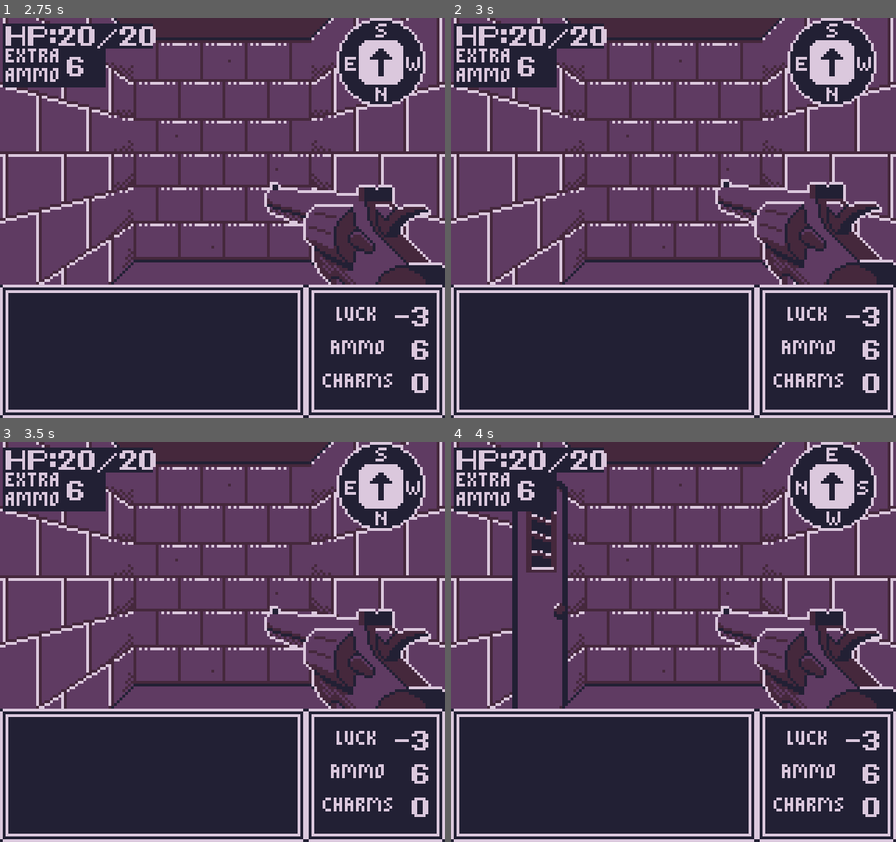
Above: before the commit, frames 1-4 (two rows, left to right).
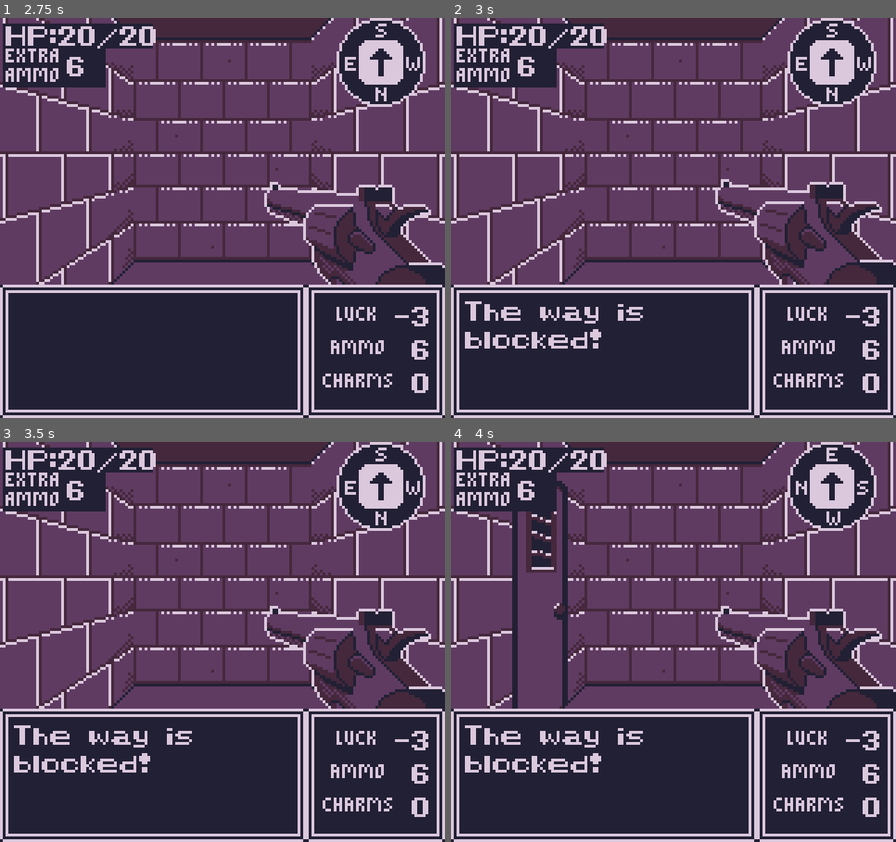
Above: after the commit, the same moments.

Repository: GartTheSkeleton/GameboyDungeon
Game: Godot game, scene res://src/Game/gameworld.tscn
Two runs of this game, one before a commit and one after it. Both use one fixed random seed, a clock stepped at 60 frames per second and the inputs below.
Inputs:
- Up to frame 1 (2.75 s): tap Enter at 0.5, 2 s; hold Right (Right) 0.53-1.28 s; tap Z (A) at 0.6, 1.55, 2.1 s; tap X (B) at 0.8, 1.35, 2.3 s; tap Space at 1.25 s; hold Down (Down) 1.28-2.03 s; hold Right (Right) from 2.03 s (still down)
- Up to frame 2 (3 s): tap Space at 2.75 s; release Right (Right) at 2.78 s; hold Up (Up) from 2.78 s (still down); tap X (B) at 2.85 s
- Up to frame 3 (3.5 s): keep holding Up (Up); tap Z (A) at 3.05 s
- Up to frame 4 (4 s): release Up (Up) at 3.53 s; hold Left (Left) from 3.53 s (still down); tap Z (A) at 3.6 s; tap X (B) at 3.8 s

Frame 1 is identical in both runs. In frame 2, 1.2% of the frame differs, in the area x 3-44%, y 70-83%; in frame 3, 1.2%; in frame 4, 1.2%.

Commit message:
exit panels and battle tweaks

Diff:
--- /dev/null
+++ b/src/Assets/Definitions/Panels/center_exit_panel_definition.tres
@@ -0,0 +1,14 @@
+[gd_resource type="Resource" script_class="PanelDefinition" load_steps=4 format=3 uid="uid://dh5wm3i82wsux"]
+
+[ext_resource type="Script" uid="uid://caf1n6uwwk1bq" path="res://src/Map/panel_definition.gd" id="1_x7gws"]
+[ext_resource type="Texture2D" uid="uid://cefy8ys52le4f" path="res://src/Assets/TilePanels/exit_center.png" id="2_jtrio"]
+
+[sub_resource type="AtlasTexture" id="AtlasTexture_2cxrm"]
+atlas = ExtResource("2_jtrio")
+
+[resource]
+script = ExtResource("1_x7gws")
+name = "Center Exit"
+texture = SubResource("AtlasTexture_2cxrm")
+locked = false
+metadata/_custom_type_script = "uid://caf1n6uwwk1bq"
--- /dev/null
+++ b/src/Assets/Definitions/Panels/left_exit_panel_definition.tres
@@ -0,0 +1,14 @@
+[gd_resource type="Resource" script_class="PanelDefinition" load_steps=4 format=3 uid="uid://cndrhhaq4e7di"]
+
+[ext_resource type="Script" uid="uid://caf1n6uwwk1bq" path="res://src/Map/panel_definition.gd" id="1_plj44"]
+[ext_resource type="Texture2D" uid="uid://c6abtk4s16fgf" path="res://src/Assets/TilePanels/exit_left.png" id="2_ghikq"]
+
+[sub_resource type="AtlasTexture" id="AtlasTexture_0mfro"]
+atlas = ExtResource("2_ghikq")
+
+[resource]
+script = ExtResource("1_plj44")
+name = "Left Exit"
+texture = SubResource("AtlasTexture_0mfro")
+locked = false
+metadata/_custom_type_script = "uid://caf1n6uwwk1bq"
--- /dev/null
+++ b/src/Assets/Definitions/Panels/right_exit_panel_definition.tres
@@ -0,0 +1,14 @@
+[gd_resource type="Resource" script_class="PanelDefinition" load_steps=4 format=3 uid="uid://d0g7o18eool4c"]
+
+[ext_resource type="Script" uid="uid://caf1n6uwwk1bq" path="res://src/Map/panel_definition.gd" id="1_trmtr"]
+[ext_resource type="Texture2D" uid="uid://kviwmwkvu0v3" path="res://src/Assets/TilePanels/exit_right.png" id="2_7wirw"]
+
+[sub_resource type="AtlasTexture" id="AtlasTexture_7vs46"]
+atlas = ExtResource("2_7wirw")
+
+[resource]
+script = ExtResource("1_trmtr")
+name = "Right Exit"
+texture = SubResource("AtlasTexture_7vs46")
+locked = false
+metadata/_custom_type_script = "uid://caf1n6uwwk1bq"
--- a/src/Entities/Actors/Actions/movement_action.gd
+++ b/src/Entities/Actors/Actions/movement_action.gd
@@ -16,32 +16,46 @@
 	var blocking_entity = map_data.get_blocking_entity_at_location(current_grid_position)
 	var item_in_room = map_data.get_item_at_location(current_grid_position)
 	var blocking_panel_types = [current_room.panelTypes.WALL, current_room.panelTypes.LOCKEDDOOR]
+	var found_exit = false
 	match game.playerFacingString:
 		"NORTH":
 			if blocking_panel_types.has(current_room.northPanelType):
 				is_facing_wall = true
 			if current_room.northPanelType == current_room.panelTypes.DOOR:
 				entity.get_tree().get_first_node_in_group("AudioBus").door.play()
+			if current_room.northPanelType == current_room.panelTypes.EXIT:
+				found_exit = true
+				MessageLog.send_message("You escaped! Victory!")
 		"EAST":
 			if blocking_panel_types.has(current_room.eastPanelType):
 				is_facing_wall = true
 			if current_room.eastPanelType == current_room.panelTypes.DOOR:
 				entity.get_tree().get_first_node_in_group("AudioBus").door.play()
+			if current_room.eastPanelType == current_room.panelTypes.EXIT:
+				found_exit = true
+				MessageLog.send_message("You escaped! Victory!")
 		"SOUTH":
 			if blocking_panel_types.has(current_room.southPanelType):
 				is_facing_wall = true
 			if current_room.southPanelType == current_room.panelTypes.DOOR:
 				entity.get_tree().get_first_node_in_group("AudioBus").door.play()
+			if current_room.southPanelType == current_room.panelTypes.EXIT:
+				found_exit = true
+				MessageLog.send_message("You escaped! Victory!")
 		"WEST":
 			if blocking_panel_types.has(current_room.westPanelType):
 				is_facing_wall = true
 			if current_room.westPanelType == current_room.panelTypes.DOOR:
 				entity.get_tree().get_first_node_in_group("AudioBus").door.play()
-	if not destination_tile || is_facing_wall || blocking_entity:
-		var message: String
-		return
-	MessageLog.remove_message()
-	if item_in_room && item_in_room.item_component.conversation_complete && !item_in_room.item_component.is_activated:
-		item_in_room.item_component.conversation_complete = false
-		item_in_room.item_component.conversation_started = false
-	entity.grid_position = destination
+			if current_room.westPanelType == current_room.panelTypes.EXIT:
+				found_exit = true
+				MessageLog.send_message("You escaped! Victory!")
+	if not found_exit:
+		if not destination_tile || is_facing_wall || blocking_entity:
+			MessageLog.send_message("The way is blocked!")
+			return
+		MessageLog.remove_message()
+		if item_in_room && item_in_room.item_component.conversation_complete && !item_in_room.item_component.is_activated:
+			item_in_room.item_component.conversation_complete = false
+			item_in_room.item_component.conversation_started = false
+		entity.grid_position = destination
--- a/src/Entities/Actors/Actions/scream_action.gd
+++ b/src/Entities/Actors/Actions/scream_action.gd
@@ -13,7 +13,7 @@
 		MessageLog.send_message("You let out a primal scream!")
 		entity.get_tree().get_first_node_in_group("AudioBus").player_scream.play()
 		var result = rng.randi_range(0, 6) + entity.fighter_component.luck
-		if entity.fighter_component.hp < 5:
+		if entity.fighter_component.hp < 10:
 			result += 1
 		if entity.fighter_component.next_hit_crits:
 			result = 2000
--- a/src/Entities/Actors/Components/item_component.gd
+++ b/src/Entities/Actors/Components/item_component.gd
@@ -35,7 +35,10 @@
 		if result >= 6:
 			player.fighter_component.stored_ammo += 6
 			MessageLog.send_message("You gain 6 bullets!")
-		elif result <= 3:
+		elif result == 2:
+			player.fighter_component.stored_ammo += 3
+			MessageLog.send_message("You gain 3 bullets!")
+		elif result < 2:
 			player.fighter_component.stored_ammo += 2
 			MessageLog.send_message("You gain 2 bullets!")
 		else:
--- a/src/Game/gameworld.tscn
+++ b/src/Game/gameworld.tscn
@@ -1411,7 +1411,7 @@
 
 [node name="9-21" parent="VBoxContainer/SubViewportContainer/SubViewport/Gameworld/Map" instance=ExtResource("2_5ixr1")]
 gridPosition = Vector2i(9, -21)
-northPanelType = 3
+northPanelType = 4
 eastPanelType = 2
 southPanelType = 1
 westPanelType = 2
--- a/src/Map/Tile/tile.gd
+++ b/src/Map/Tile/tile.gd
@@ -1,7 +1,7 @@
 class_name Tile
 extends Node2D
 
-enum panelTypes { DOOR, HALL, WALL, LOCKEDDOOR }
+enum panelTypes { DOOR, HALL, WALL, LOCKEDDOOR, EXIT }
 enum enemyTypes { SLUG, SKELETON, CYCLOPS, ABOMINATION }
 enum itemTypes {AMMO, CHARM, KNIFE}
 
@@ -29,15 +29,18 @@
 
 
 var centerDoorPanelDefinition = preload("res://src/Assets/Definitions/Panels/center_door_panel_definition.tres")
+var centerExitPanelDefinition = preload("res://src/Assets/Definitions/Panels/center_exit_panel_definition.tres")
 var centerLockedPanelDefinition = preload("res://src/Assets/Definitions/Panels/center_locked_panel_definition.tres")
 var centerHallPanelDefinition = preload("res://src/Assets/Definitions/Panels/center_hallway_panel_definition.tres")
 var centerWallPanelDefinition = preload("res://src/Assets/Definitions/Panels/center_wall_panel_definition.tres")
 var leftDoorPanelDefinition = preload("res://src/Assets/Definitions/Panels/left_door_panel_definition.tres")
+var leftExitPanelDefinition = preload("res://src/Assets/Definitions/Panels/left_exit_panel_definition.tres")
 var leftLockedPanelDefinition = preload("res://src/Assets/Definitions/Panels/left_locked_panel_definition.tres")
 var leftHallPanelDefinition = preload("res://src/Assets/Definitions/Panels/left_hallway_panel_definition.tres")
 var leftWallPanelDefinition = preload("res://src/Assets/Definitions/Panels/left_wall_panel_definition.tres")
 var leftOpenPanelDefinition = preload("res://src/Assets/Definitions/Panels/left_open_panel_definition.tres")
 var rightDoorPanelDefinition = preload("res://src/Assets/Definitions/Panels/right_door_panel_definition.tres")
+var rightExitPanelDefinition = preload("res://src/Assets/Definitions/Panels/right_exit_panel_definition.tres")
 var rightLockedPanelDefinition = preload("res://src/Assets/Definitions/Panels/right_locked_panel_definition.tres")
 var rightHallPanelDefinition = preload("res://src/Assets/Definitions/Panels/right_hallway_panel_definition.tres")
 var rightWallPanelDefinition = preload("res://src/Assets/Definitions/Panels/right_wall_panel_definition.tres")
@@ -62,6 +65,8 @@
 					centerSprite.texture = centerHallPanelDefinition.texture
 				panelTypes.WALL:
 					centerSprite.texture = centerWallPanelDefinition.texture
+				panelTypes.EXIT:
+					centerSprite.texture = centerExitPanelDefinition.texture
 			match westPanelType:
 				panelTypes.DOOR:
 					leftSprite.texture = leftDoorPanelDefinition.texture
@@ -71,6 +76,8 @@
 					leftSprite.texture = leftOpenPanelDefinition.texture
 				panelTypes.WALL:
 					leftSprite.texture = leftWallPanelDefinition.texture
+				panelTypes.EXIT:
+					leftSprite.texture = leftExitPanelDefinition.texture
 			match eastPanelType:
 				panelTypes.DOOR:
 					rightSprite.texture = rightDoorPanelDefinition.texture
@@ -80,6 +87,8 @@
 					rightSprite.texture = rightOpenPanelDefinition.texture
 				panelTypes.WALL:
 					rightSprite.texture = rightWallPanelDefinition.texture
+				panelTypes.EXIT:
+					rightSprite.texture = rightExitPanelDefinition.texture
 		Vector2i.RIGHT:
 			match eastPanelType:
 				panelTypes.DOOR:
@@ -90,6 +99,8 @@
 					centerSprite.texture = centerHallPanelDefinition.texture
 				panelTypes.WALL:
 					centerSprite.texture = centerWallPanelDefinition.texture
+				panelTypes.EXIT:
+					centerSprite.texture = centerExitPanelDefinition.texture
 			match northPanelType:
 				panelTypes.DOOR:
 					leftSprite.texture = leftDoorPanelDefinition.texture
@@ -99,6 +110,8 @@
 					leftSprite.texture = leftOpenPanelDefinition.texture
 				panelTypes.WALL:
 					leftSprite.texture = leftWallPanelDefinition.texture
+				panelTypes.EXIT:
+					leftSprite.texture = leftExitPanelDefinition.texture
 			match southPanelType:
 				panelTypes.DOOR:
 					rightSprite.texture = rightDoorPanelDefinition.texture
@@ -108,6 +121,8 @@
 					rightSprite.texture = rightOpenPanelDefinition.texture
 				panelTypes.WALL:
 					rightSprite.texture = rightWallPanelDefinition.texture
+				panelTypes.EXIT:
+					rightSprite.texture = rightExitPanelDefinition.texture
 		Vector2i.DOWN:
 			match southPanelType:
 				panelTypes.DOOR:
@@ -118,6 +133,8 @@
 					centerSprite.texture = centerHallPanelDefinition.texture
 				panelTypes.WALL:
 					centerSprite.texture = centerWallPanelDefinition.texture
+				panelTypes.EXIT:
+					centerSprite.texture = centerExitPanelDefinition.texture
 			match eastPanelType:
 				panelTypes.DOOR:
 					leftSprite.texture = leftDoorPanelDefinition.texture
@@ -127,6 +144,8 @@
 					leftSprite.texture = leftOpenPanelDefinition.texture
 				panelTypes.WALL:
 					leftSprite.texture = leftWallPanelDefinition.texture
+				panelTypes.EXIT:
+					leftSprite.texture = leftExitPanelDefinition.texture
 			match westPanelType:
 				panelTypes.DOOR:
 					rightSprite.texture = rightDoorPanelDefinition.texture
@@ -136,6 +155,8 @@
 					rightSprite.texture = rightOpenPanelDefinition.texture
 				panelTypes.WALL:
 					rightSprite.texture = rightWallPanelDefinition.texture
+				panelTypes.EXIT:
+					rightSprite.texture = rightExitPanelDefinition.texture
 		Vector2i.LEFT:
 			match westPanelType:
 				panelTypes.DOOR:
@@ -146,6 +167,8 @@
 					centerSprite.texture = centerHallPanelDefinition.texture
 				panelTypes.WALL:
 					centerSprite.texture = centerWallPanelDefinition.texture
+				panelTypes.EXIT:
+					centerSprite.texture = centerExitPanelDefinition.texture
 			match southPanelType:
 				panelTypes.DOOR:
 					leftSprite.texture = leftDoorPanelDefinition.texture
@@ -155,6 +178,8 @@
 					leftSprite.texture = leftOpenPanelDefinition.texture
 				panelTypes.WALL:
 					leftSprite.texture = leftWallPanelDefinition.texture
+				panelTypes.EXIT:
+					leftSprite.texture = leftExitPanelDefinition.texture
 			match northPanelType:
 				panelTypes.DOOR:
 					rightSprite.texture = rightDoorPanelDefinition.texture
@@ -164,6 +189,8 @@
 					rightSprite.texture = rightOpenPanelDefinition.texture
 				panelTypes.WALL:
 					rightSprite.texture = rightWallPanelDefinition.texture
+				panelTypes.EXIT:
+					rightSprite.texture = rightExitPanelDefinition.texture
 
 func populate_room() -> void:
 	var entity_name: String
